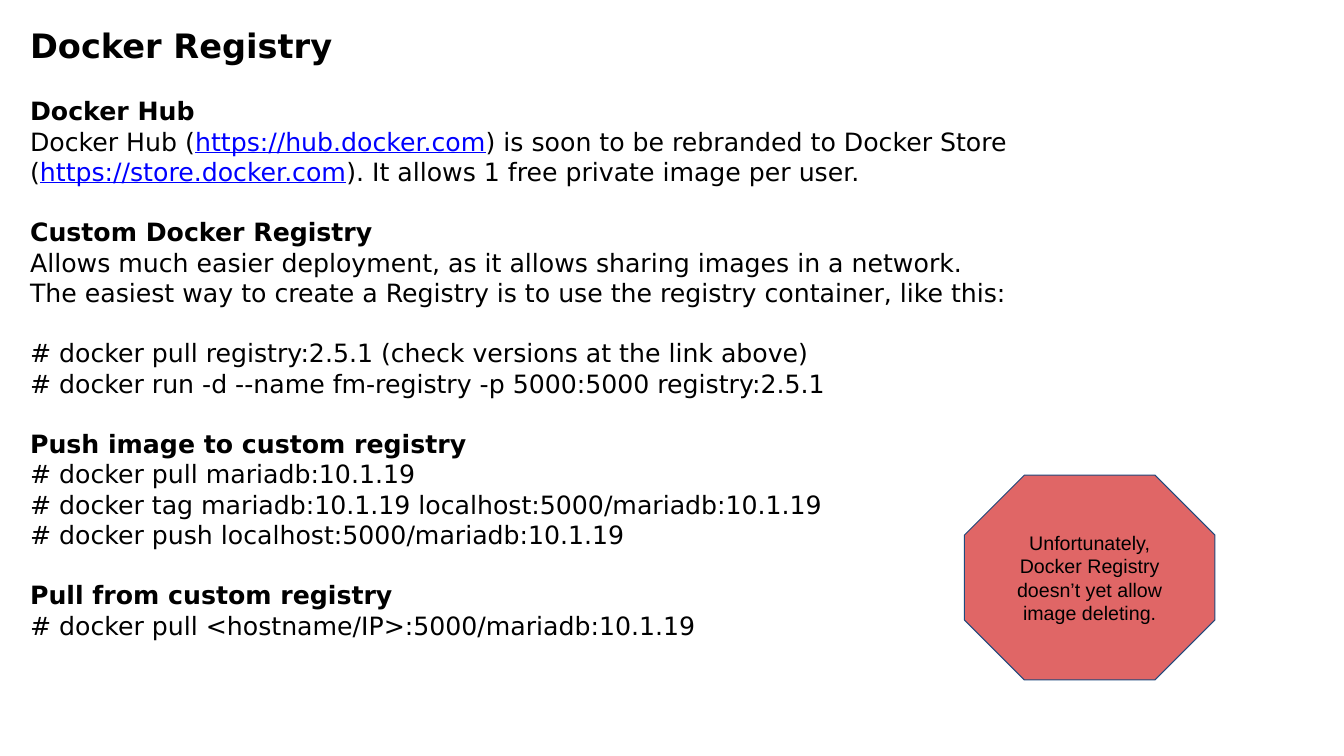
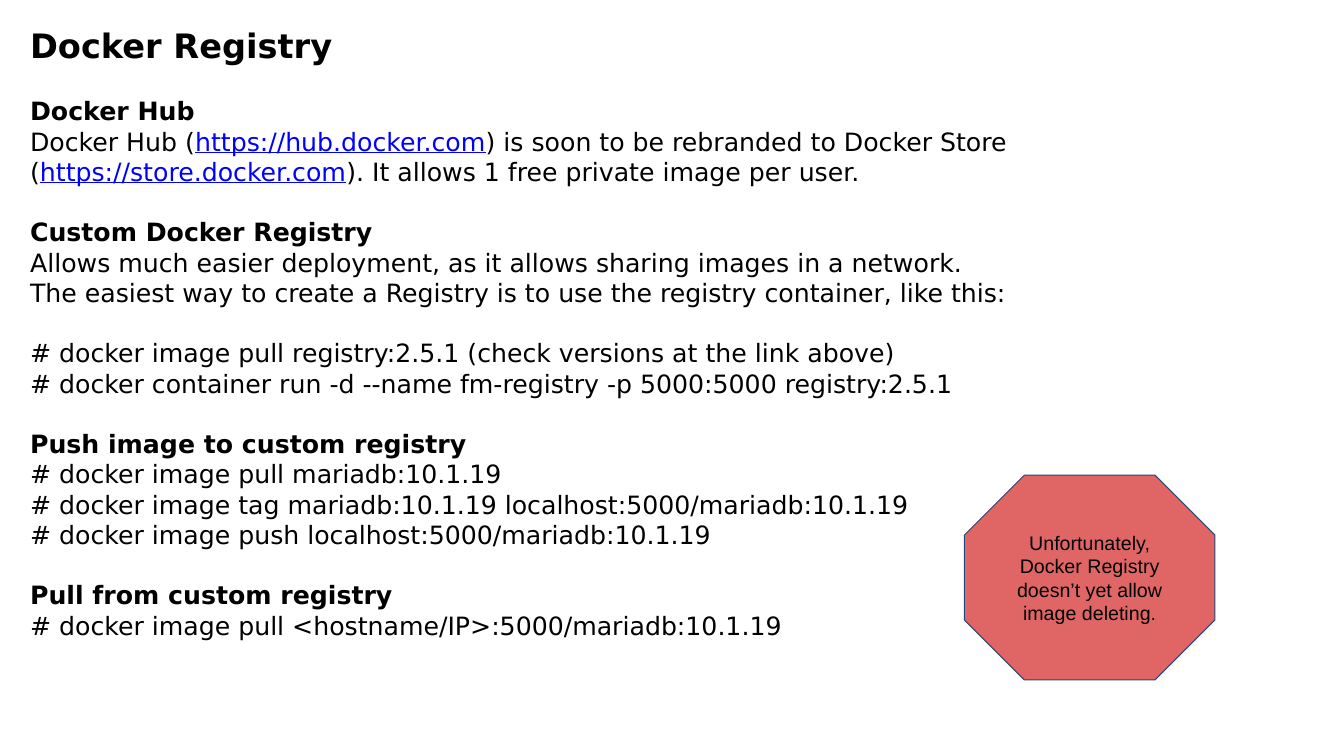
Before and after one commit to luisnabais-courses/course_docker, a slide deck: slide 9 of slides/02_intermediate_course_slides.odp. Drawn at 1344x756 pixels with LibreOffice and Linux fonts; fonts in the diff are those of the drawing; background and template pictures are left out. Boxes give left, top, right and bottom in pixels: in the first picture for what was removed or moved away, otherwise in the second. Text is boxed around its words. In the diff, an @@ line names an element or a change of style, - is before the commit and + after.

Commit message:
Added Docker Swarm slides

```diff
--- a/slides/02_intermediate_course_slides.odp
+++ b/slides/02_intermediate_course_slides.odp
@@ text at (59, 343, 952, 399): text changed @@
-# docker pull registry:2.5.1 (check versions at the link above)
-# docker run -d --name fm-registry -p 5000:5000 registry:2.5.1
+# docker image pull registry:2.5.1 (check versions at the link above)
+# docker container run -d --name fm-registry -p 5000:5000 registry:2.5.1
@@ text at (59, 464, 908, 550): text changed @@
-# docker pull mariadb:10.1.19
-# docker tag mariadb:10.1.19 localhost:5000/mariadb:10.1.19
-# docker push localhost:5000/mariadb:10.1.19
+# docker image pull mariadb:10.1.19
+# docker image tag mariadb:10.1.19 localhost:5000/mariadb:10.1.19
+# docker image push localhost:5000/mariadb:10.1.19
@@ text at (59, 616, 781, 641): text changed @@
-# docker pull <hostname/IP>:5000/mariadb:10.1.19
+# docker image pull <hostname/IP>:5000/mariadb:10.1.19
```
Also in this commit, not shown: 7 other slides changed, 5 other files.
